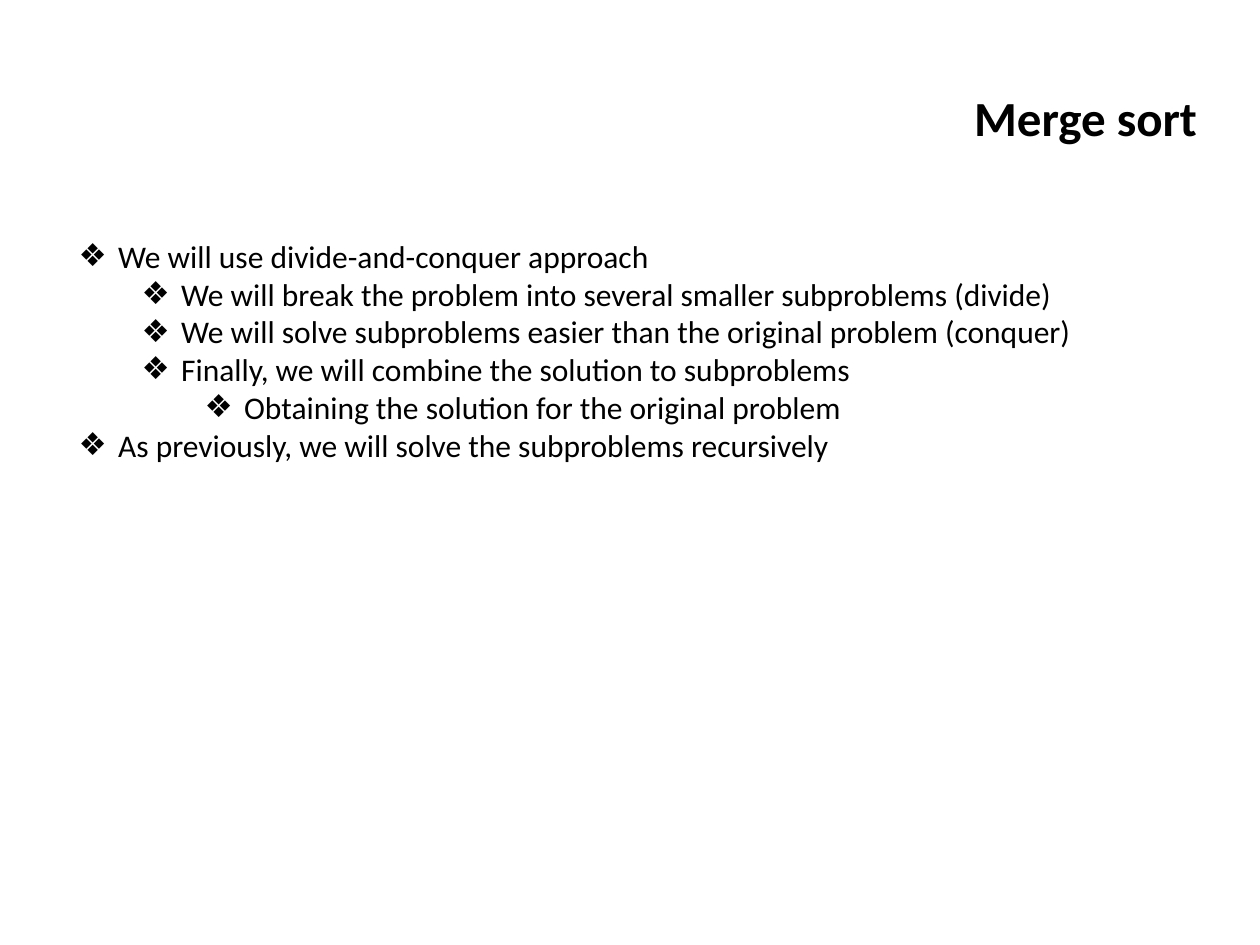
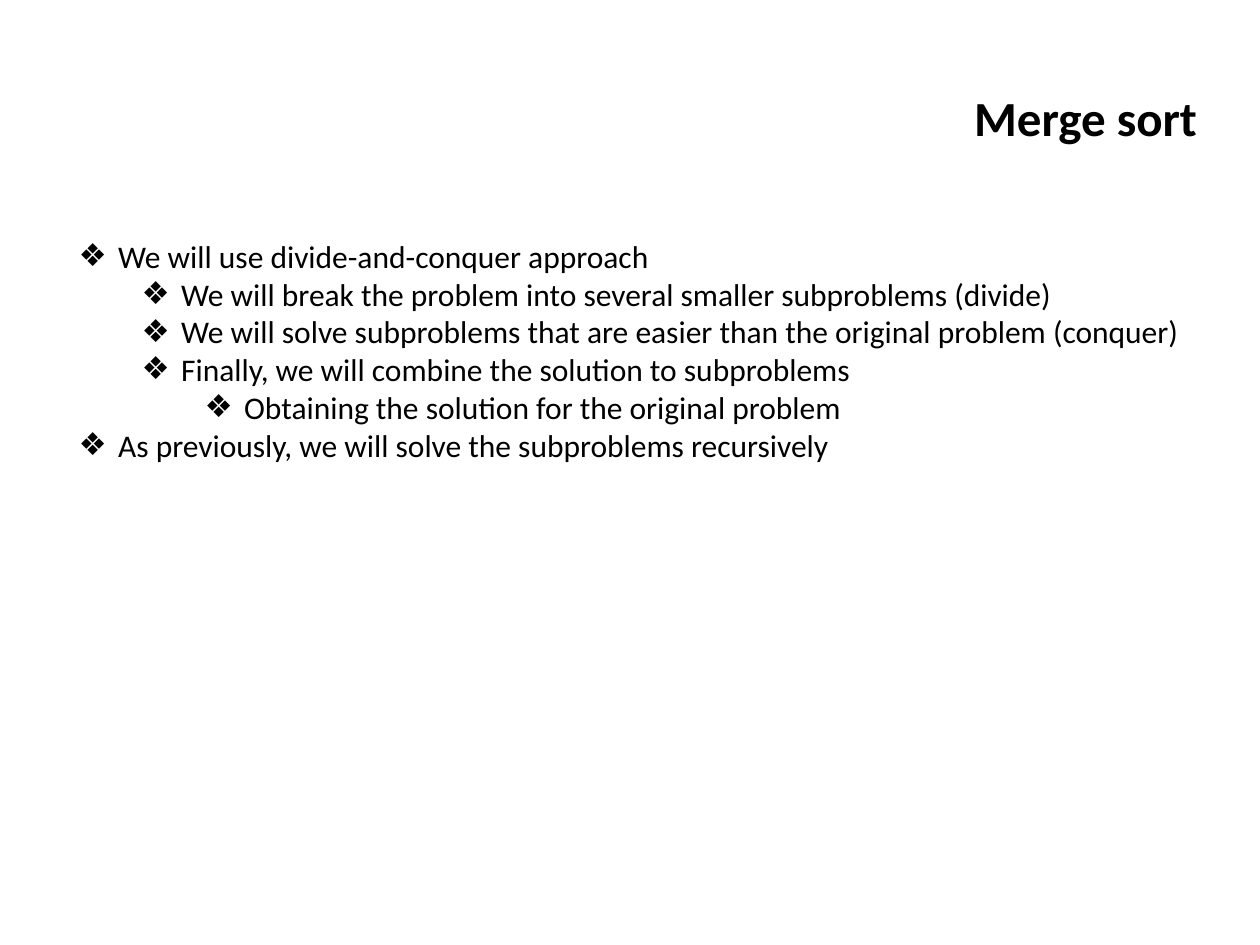
Before and after one commit to ifromm/fcsp, a slide deck: slide 94 of Slides/unit_12.pptx. Drawn at 1260x945 pixels with LibreOffice and Linux fonts; fonts in the diff are those of the drawing; background and template pictures are left out. Boxes give left, top, right and bottom in pixels: in the first picture for what was removed or moved away, otherwise in the second. Text is boxed around its words. In the diff, an @@ line names an element or a change of style, - is before the commit and + after.

Commit message:
update

```diff
--- a/Slides/unit_12.pptx
+++ b/Slides/unit_12.pptx
@@ text at (x1=181, y1=320, x2=1178, y2=349): text changed @@
-  ❖ We will solve subproblems easier than the original problem (conquer)
+  ❖ We will solve subproblems that are easier than the original problem (conquer)
```
